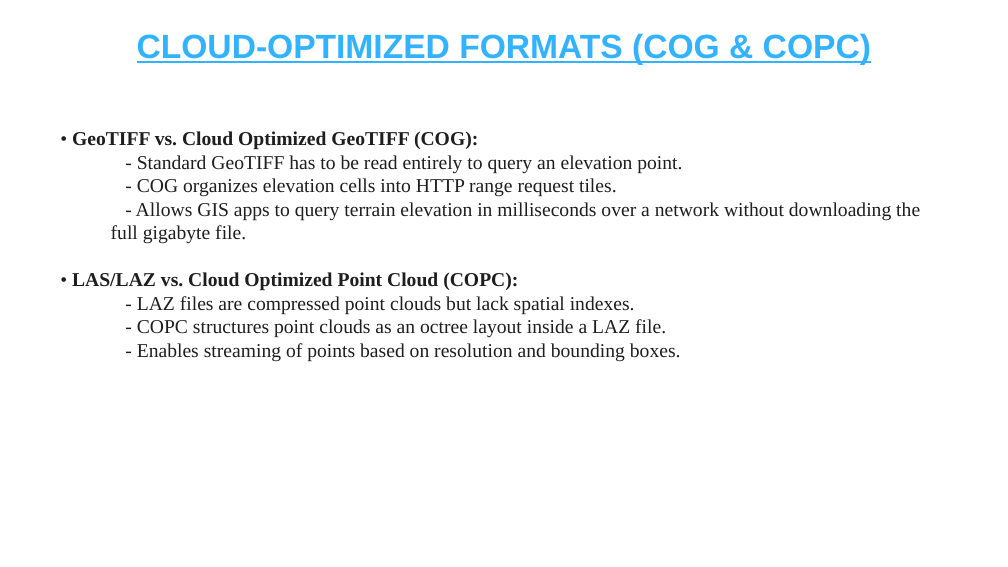
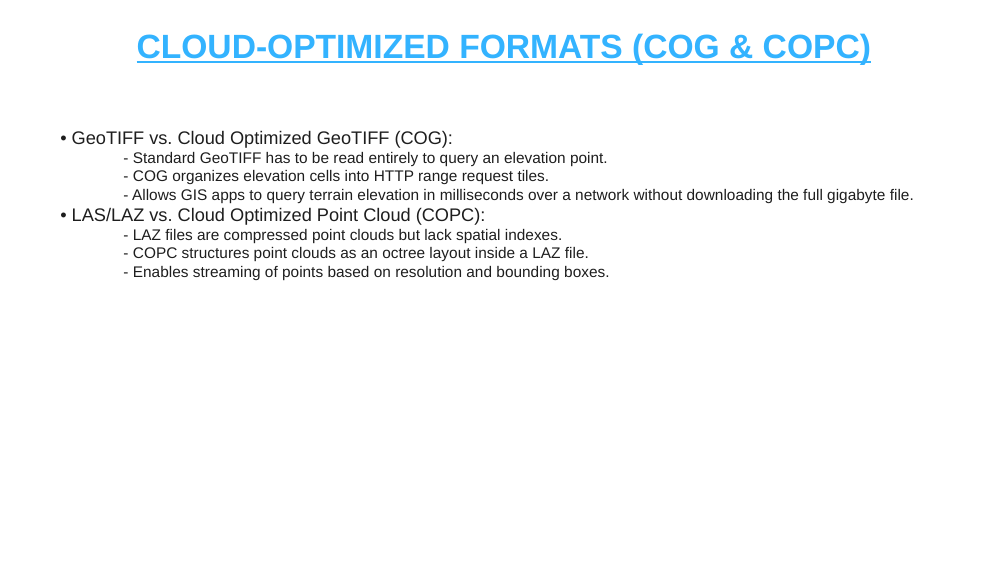
Before and after one commit to kancharlanavyatha/Drone-Footprint-Mapping-using-Qt6, a slide deck: slide 7 of Drone_Footprint_Mapping_and_Metadata_Standards.pptx (slide 5 before the commit). Drawn at 1008x567 pixels with LibreOffice and Linux fonts; fonts in the diff are those of the drawing. Boxes give left, top, right and bottom in pixels: in the first picture for what was removed or moved away, otherwise in the second. Text is boxed around its words. In the diff, an @@ line names an element or a change of style, - is before the commit and + after.

Commit message:
Update PowerPoint slides with corrected vertical FOV and footprint coverage math for 16:9 crop

```diff
--- a/Drone_Footprint_Mapping_and_Metadata_Standards.pptx
+++ b/Drone_Footprint_Mapping_and_Metadata_Standards.pptx
@@ text "• GeoTIFF vs. Cloud Optimized ..." at [72,130,914,280]: size 14 to 13 pt in "• GeoTIFF vs. Cloud Optimized GeoTIFF (COG):", "• LAS/LAZ vs. Cloud Optimized Point Cloud ..."; font Times New Roman to Arial; bold off in "GeoTIFF vs. Cloud Optimized GeoTIFF (COG):", "LAS/LAZ vs. Cloud Optimized Point Cloud (COPC):"; size 14 to 11 pt in "- Standard GeoTIFF has to be read ...", "- COG organizes elevation cells into HTTP ...", "- Allows GIS apps to query terrain ...", "- LAZ files are compressed point clouds ..." and 2 more places @@
```
Also in this commit, not shown: 6 other slides changed, 2 slides added, 3 other files.
